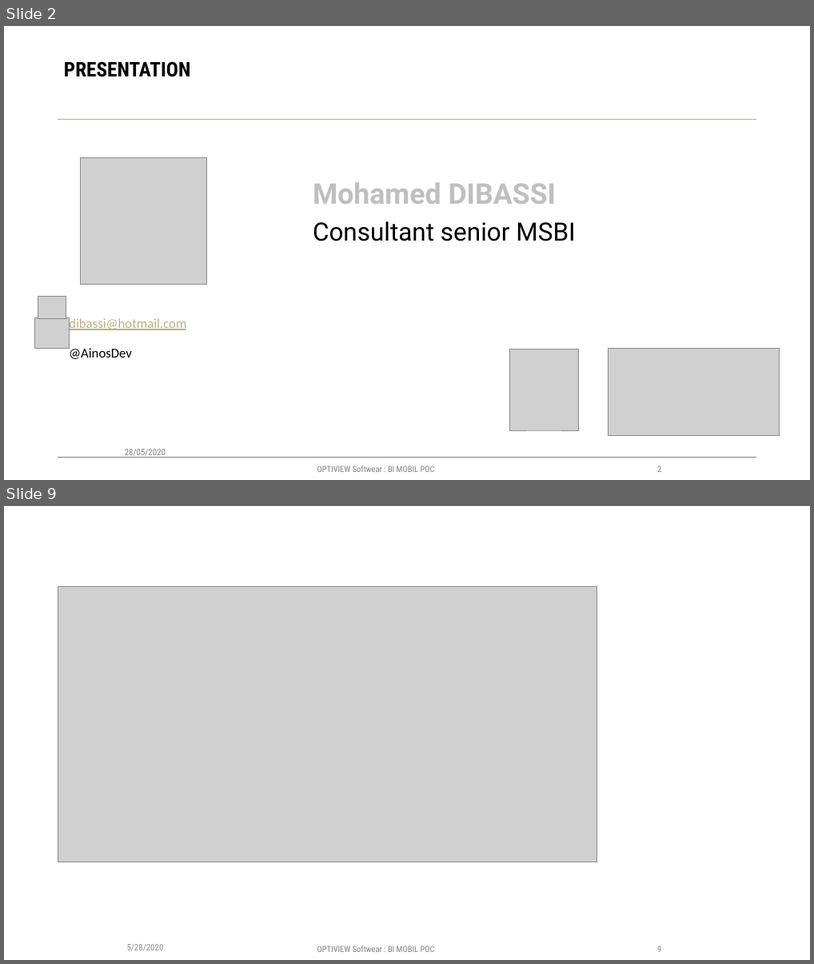
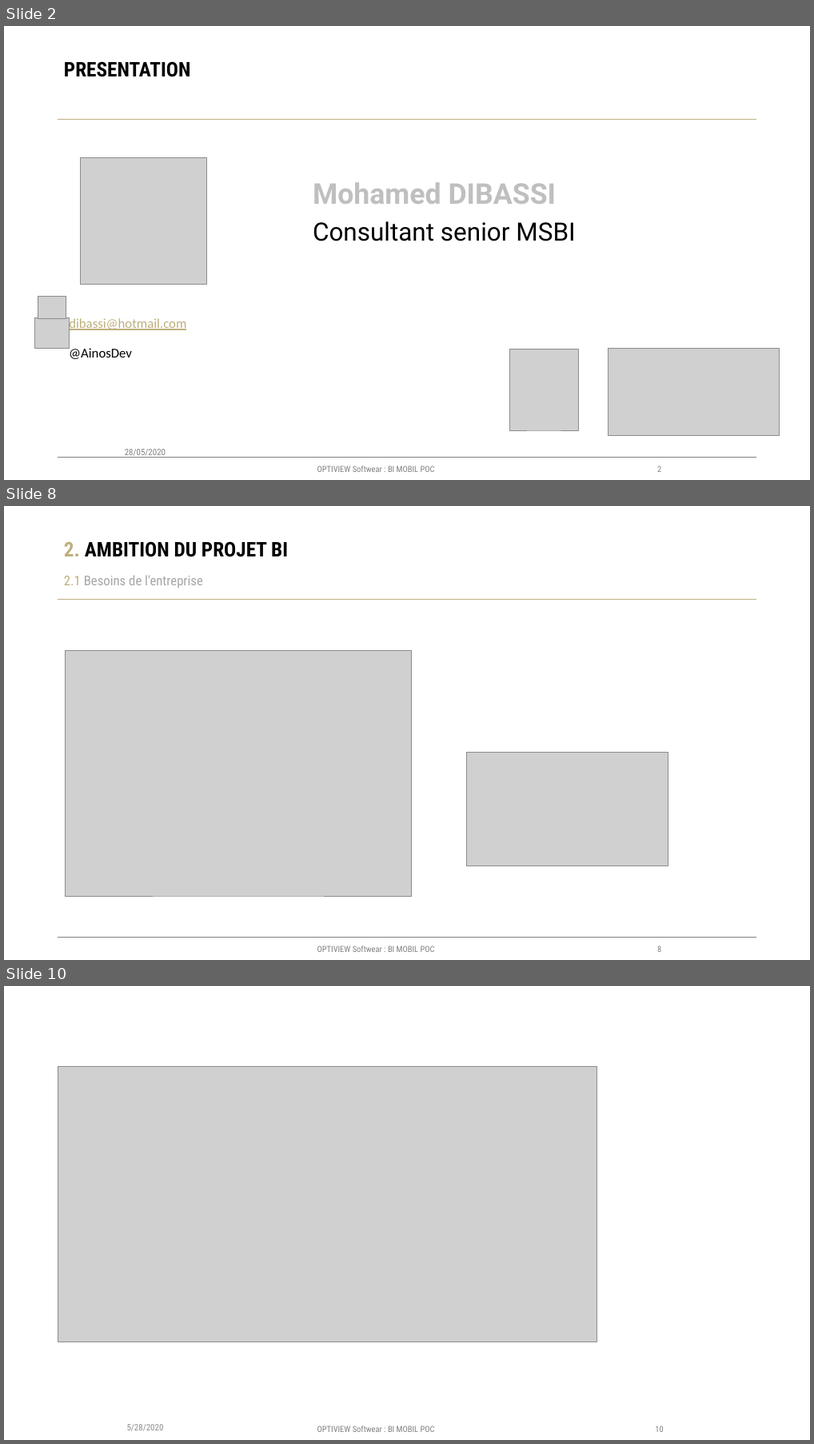
Before and after one commit to DIBASSI/ZEUS, a slide deck: Documentation/CHAPITRE 01 - Livret d'acceuille.pptx. Shown one above the other, each under a label of ours: slides 2 and 9 before the commit, slides 2, 8 and 10 after it; the slides between them are not shown. The pictures are 814x964 and 814x1444 pixels, drawn with LibreOffice and Linux fonts; fonts in the diff are those of the drawing; grey boxes stand for pictures; background and template pictures are left out. Boxes give left, top, right and bottom in pixels: in the first picture for what was removed or moved away, otherwise in the second. Text is boxed around its words. In the diff, an @@ line names an element or a change of style, - is before the commit and + after.

```diff
--- a/Documentation/CHAPITRE 01 - Livret d'acceuille.pptx
+++ b/Documentation/CHAPITRE 01 - Livret d'acceuille.pptx
@@ slide 8 added at box(4, 506, 810, 960), background #FFFFFF; not listed: 5 template elements that a slide beside it also shows @@
@@ title added at box(64, 542, 288, 557), 24 pt, text #000000, bold @@
+2. AMBITION DU PROJET BI
@@ text added at box(64, 575, 203, 588), 16 pt, text #A6A6A6 @@
+2.1 Besoins de l'entreprise
@@ picture added at box(65, 651, 412, 896) @@
@@ picture added at box(466, 752, 668, 866) @@
@@ what was slide 9 is now slide 10 @@
@@ page number at box(655, 1425, 663, 1432): text changed @@
-9
+10
```
Also in this commit, not shown: 4 slides changed, 2 other slides added, 2 slides removed.
